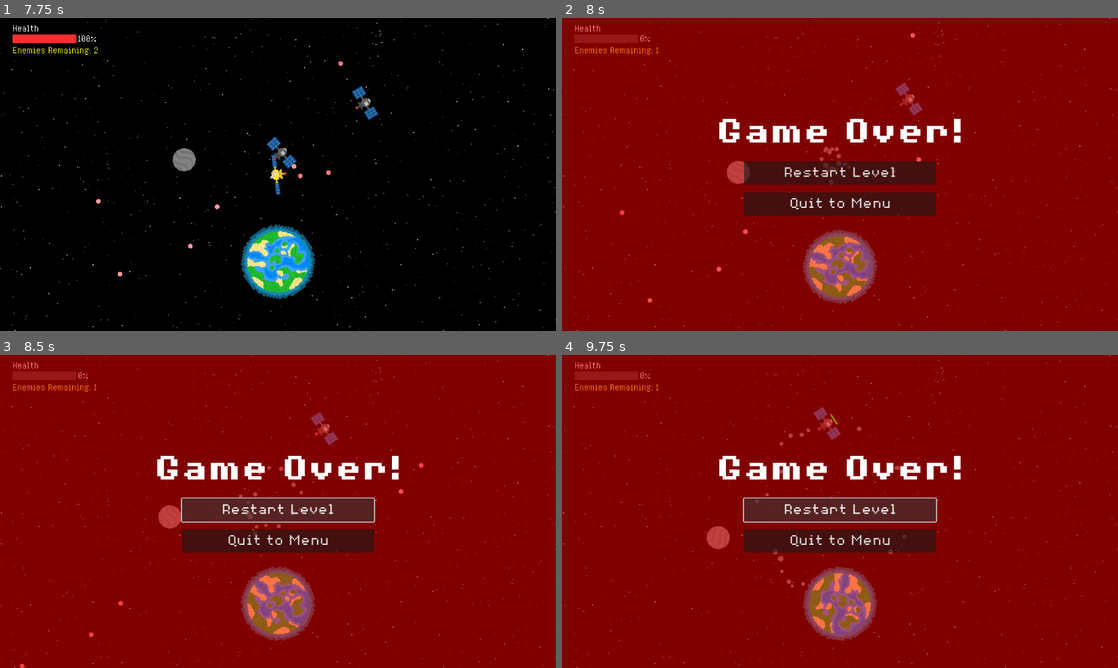
Above: before the commit, frames 1-4 (two rows, left to right).
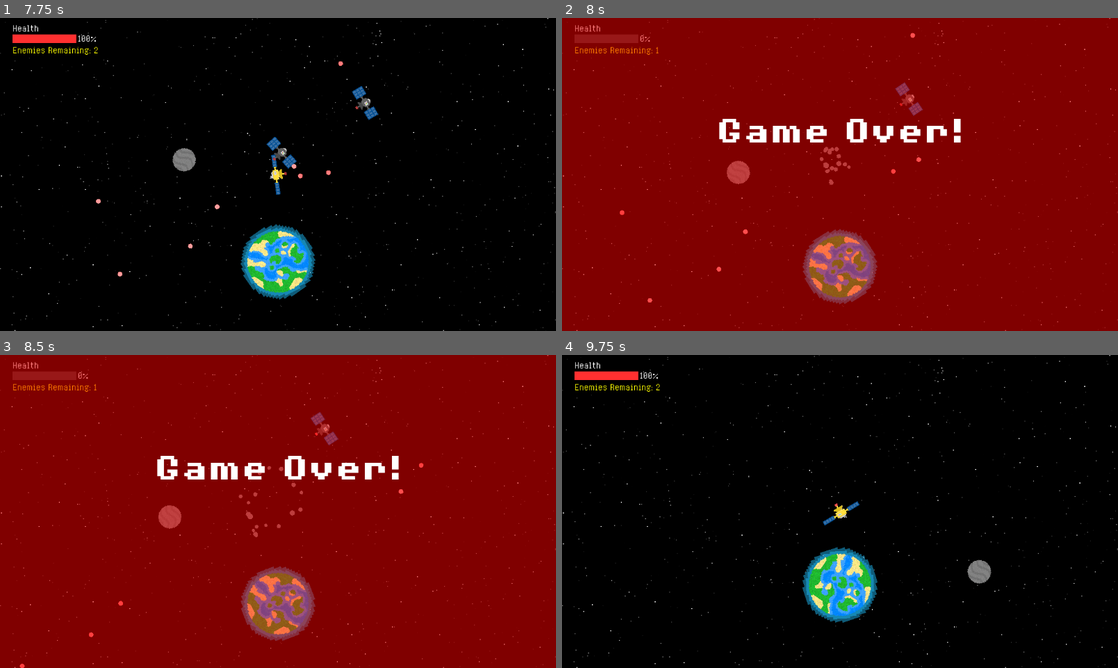
Above: after the commit, the same moments.

Repository: Birb-Games/gmtk-2025
Game: Godot game, scene res://scenes/main.tscn
Two runs of this game, one before a commit and one after it. Both use one fixed random seed, a clock stepped at 60 frames per second and the inputs below.
Inputs (mouse positions are in pixels of both pictures, inside the frame that each line leads up to):
- Up to frame 1 (7.75 s): move the mouse to (400, 158) at 0.52 s; press the mouse at (400, 158) at 0.53 s; hold Right (right) 0.53-1.28 s; move the mouse to (166, 190) at 1.27 s; release the mouse at (166, 190) at 1.28 s; hold Down (down) 1.28-2.03 s; click (166, 190) at 1.35 s; move the mouse to (333, 105) at 2.02 s; press the mouse at (333, 105) at 2.03 s; hold Right (right) 2.03-2.78 s; tap Mouse wheel up (zoom_camera_in) at 2.1, 5.85 s; move the mouse to (250, 237) at 2.77 s; release the mouse at (250, 237) at 2.78 s; hold Up (up) 2.78-3.53 s; tap Mouse wheel down (zoom_camera_out) at 2.85, 6.6 s; click (250, 237) at 3.05 s; move the mouse to (444, 221) at 3.52 s; press the mouse at (444, 221) at 3.53 s; hold A (left) 3.53-5 s; move the mouse to (111, 127) at 4.27 s; release the mouse at (111, 127) at 4.28 s; click (111, 127) at 4.35 s; click "1" at 5 s; move the mouse to (305, 174) at 5.77 s; press the mouse at (305, 174) at 5.78 s; hold Down (down) 5.78-6.53 s; move the mouse to (194, 96) at 6.52 s; release the mouse at (194, 96) at 6.53 s; hold Right (right) 6.53-7.28 s; click (194, 96) at 6.8 s; move the mouse to (400, 158) at 7.27 s; press the mouse at (400, 158) at 7.28 s; hold Up (up) from 7.28 s (still down)
- Up to frame 2 (8 s): keep holding Up (up)
- Up to frame 3 (8.5 s): release Up (up) at 8 s; release the mouse at (400, 495) at 8 s; click (278, 511) at 8 s, where only the run before the commit has a clickable "Restart Level"
- Up to frame 4 (9.75 s): click (840, 511) at 8.75 s, where only the run before the commit has a clickable "Restart Level"; click "Restart Level" at 9.5 s

Frame 1 is identical in both runs. In frame 2, 5.1% of the frame differs, in the area x 32-68%, y 45-64%; in frame 3, 5.3%; in frame 4, 100%, in the area x 0-100%, y 0-100%.

Commit message:
implemented restart level and next level buttons

Diff:
--- a/scenes/HUD.tscn
+++ b/scenes/HUD.tscn
@@ -214,7 +214,9 @@
 theme_override_font_sizes/font_size = 32
 text = "Quit to Menu"
 
+[connection signal="pressed" from="DeathScreen/VBoxContainer2/Restart" to="." method="_on_restart_pressed"]
 [connection signal="pressed" from="DeathScreen/VBoxContainer2/ReturnToMainMenu" to="." method="_on_return_to_main_menu_pressed"]
 [connection signal="pressed" from="PauseScreen/VBoxContainer2/ReturnToGame" to="PauseScreen" method="_on_return_to_game_pressed"]
 [connection signal="pressed" from="PauseScreen/VBoxContainer2/ReturnToMainMenu" to="." method="_on_return_to_main_menu_pressed"]
+[connection signal="pressed" from="WinScreen/VBoxContainer2/NextLevel" to="." method="_on_next_level_pressed"]
 [connection signal="pressed" from="WinScreen/VBoxContainer2/ReturnToMainMenu" to="." method="_on_return_to_main_menu_pressed"]
--- a/scripts/hud.gd
+++ b/scripts/hud.gd
@@ -3,10 +3,20 @@
 func reset() -> void:
 	$PauseScreen.hide()
 	$DeathScreen.hide()
+	$DeathScreen/VBoxContainer2.show()
 	$WinScreen.hide()
+	$WinScreen/VBoxContainer2.show()
 
 func _ready() -> void:
 	reset()
+
+const BUTTON_DELAY: float = 1.0
+var screen_button_timer: float = 0.0
+func activate_screen(screen: ColorRect) -> void:
+	if !screen.visible:
+		screen.get_node("VBoxContainer2").hide()
+		screen_button_timer = BUTTON_DELAY
+	screen.show()
 
 func set_mouse() -> void:
 	if $WinScreen.visible or $PauseScreen.visible or !visible:
@@ -14,7 +24,7 @@
 	else:
 		Input.mouse_mode = Input.MOUSE_MODE_CONFINED
 
-func _process(_delta: float) -> void:
+func _process(delta: float) -> void:
 	set_mouse()
 
 	# Have the screen flash red when the player takes damage
@@ -23,6 +33,14 @@
 	if !level_loaded:
 		hide()
 		return
+
+	if screen_button_timer > 0.0:
+		screen_button_timer -= delta
+
+	if $WinScreen.visible and screen_button_timer <= delta:
+		$WinScreen/VBoxContainer2.show()
+	if $DeathScreen.visible and screen_button_timer <= delta:
+		$DeathScreen/VBoxContainer2.show()
 
 	show()
 	var enemy_count = level_loaded.get_enemy_count()
@@ -44,14 +62,14 @@
 
 	# Player is dead
 	if !player and !$PauseScreen.visible and !$WinScreen.visible:
-		$DeathScreen.show()
+		activate_screen($DeathScreen)
 	else:
 		$DeathScreen.hide()
 
 	# Check if the player cleared the level
 	if level_loaded.cleared and !$DeathScreen.visible:
 		if !$PauseScreen.visible:
-			$WinScreen.show()
+			activate_screen($WinScreen)
 			get_tree().paused = false
 		else:
 			$WinScreen.hide()
@@ -68,3 +86,11 @@
 	$/root/Main/GUI/MainMenu.show()
 	get_tree().paused = false
 	reset()
+
+func _on_restart_pressed() -> void:
+	$/root/Main.load_level()
+
+func _on_next_level_pressed() -> void:
+	$/root/Main.current_level += 1
+	$/root/Main.load_level()
+	reset()
--- a/scripts/level_select.gd
+++ b/scripts/level_select.gd
@@ -17,6 +17,7 @@
 				button.text = level_number # Set button text to the extracted digit
 				button.name = level
 				button.set_script(level_select_button_script)
+				button.level_num = int(level_number)
 				$GridContainer.add_child(button)
 
 	var viewport_size = get_viewport_rect().size
--- a/scripts/level_select_button.gd
+++ b/scripts/level_select_button.gd
@@ -2,16 +2,17 @@
 
 class_name LevelSelectButton
 
-var level: PackedScene
+var level_num: int = 0
 
 const BUTTON_SIZE = 120
 
 func _ready() -> void:
 	custom_minimum_size = Vector2(BUTTON_SIZE, BUTTON_SIZE)
 	add_theme_font_size_override("font_size", 80)
-	level = load("res://scenes/levels/" + name.split('_')[0] + ".tscn")
 	connect("pressed", _on_pressed)
 
 func _on_pressed() -> void:
-	$/root/Main.add_child(level.instantiate())
+	var main: Main = $/root/Main
+	main.current_level = level_num
+	main.load_level()
 	$/root/Main/GUI/LevelSelect.hide()
--- a/scripts/main.gd
+++ b/scripts/main.gd
@@ -1,4 +1,16 @@
 extends Node2D
 
-func _process(_delta: float) -> void:
-	pass
+class_name Main
+
+var current_level: int = 1
+
+func load_level() -> void:
+	# Clear the previous level
+	var prev_level = get_node_or_null("Level")
+	if prev_level:
+		prev_level.name = "PrevLevel"
+		prev_level.queue_free()
+
+	var level = load("res://scenes/levels/level%d.tscn" % current_level)
+	if level:
+		add_child(level.instantiate())
--- a/scripts/player_satellite.gd
+++ b/scripts/player_satellite.gd
@@ -13,7 +13,7 @@
 @export var bullet_scene: PackedScene
 @export var debris_scene: PackedScene
 var reverse_timer: float = 0.0
-var shoot_timer: float = 0.0
+var shoot_timer: float = SHOOT_COOLDOWN
 
 const DAMAGE_TIME: float = 1.0
 var damage_timer: float = 0.0
